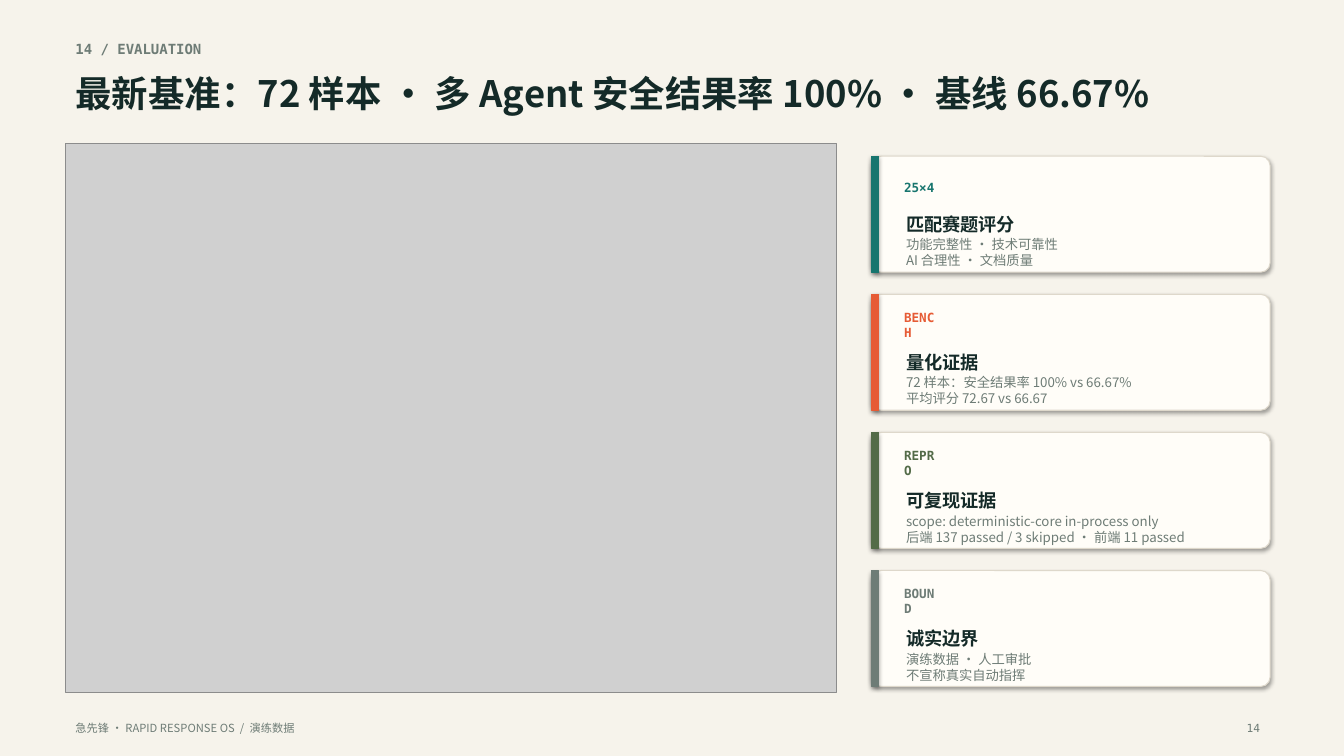
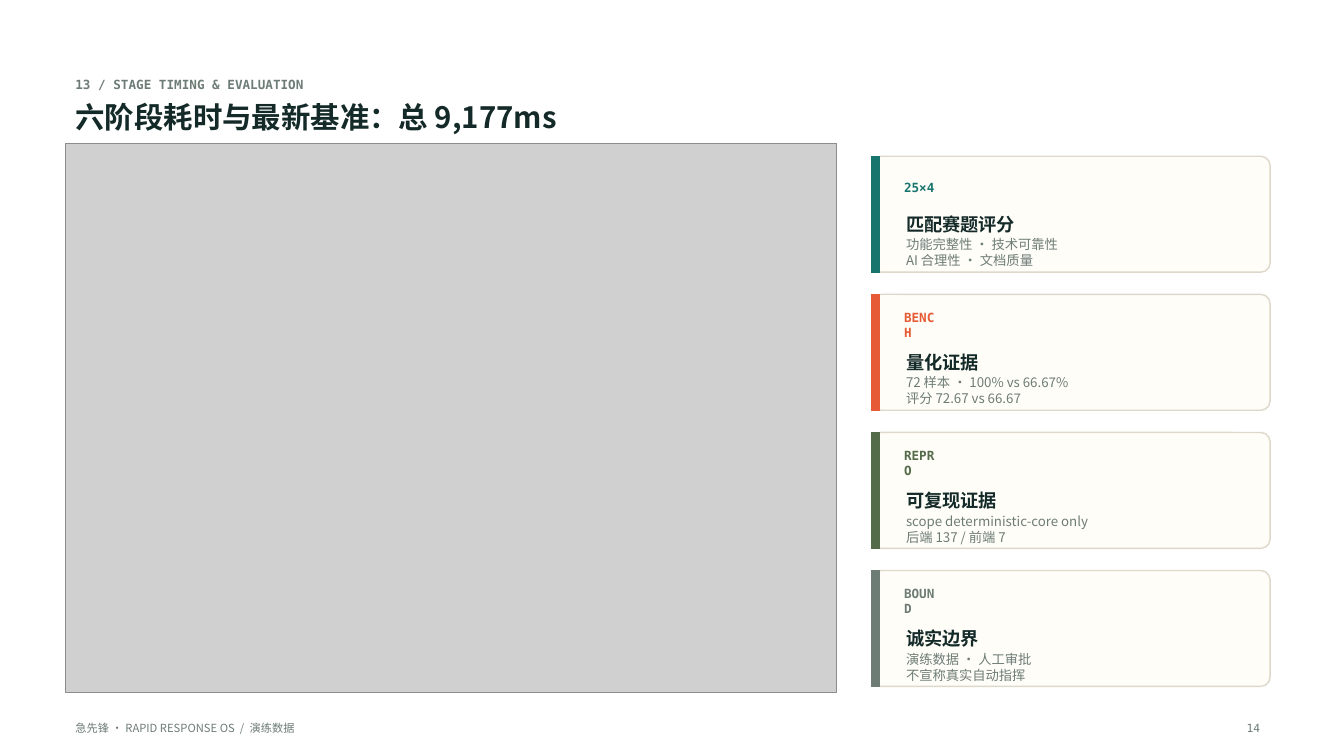
Before and after one commit to Jtyang123/jixianfeng, a slide deck: slide 14 of docs/急先锋_项目讲解PPT.pptx. Drawn at 1344x756 pixels with LibreOffice and Linux fonts; fonts in the diff are those of the drawing; grey boxes stand for pictures; background and template pictures are left out. Boxes give left, top, right and bottom in pixels: in the first picture for what was removed or moved away, otherwise in the second. Text is boxed around its words. In the diff, an @@ line names an element or a change of style, - is before the commit and + after.

```diff
--- a/docs/急先锋_项目讲解PPT.pptx
+++ b/docs/急先锋_项目讲解PPT.pptx
@@ rectangle removed at [0, 0, 1344, 756] @@
@@ text at [75, 79, 303, 89]: text changed; size 10 to 9 pt @@
-14 / EVALUATION
+13 / STAGE TIMING & EVALUATION
@@ text at [75, 102, 557, 134]: text changed; size 26 to 21 pt @@
-最新基准：72 样本 · 多 Agent 安全结果率 100% · 基线 66.67%
+六阶段耗时与最新基准：总 9,177ms
@@ rectangle at [872, 156, 879, 272]: outline #17756E 0.75 pt to #17756E 1 pt; shadow off @@
@@ rectangle at [872, 294, 879, 410]: outline #E65B35 0.75 pt to #E65B35 1 pt; shadow off @@
@@ text at [906, 376, 1068, 404]: text changed @@
-72 样本：安全结果率 100% vs 66.67%
-平均评分 72.67 vs 66.67
+72 样本 · 100% vs 66.67%
+评分 72.67 vs 66.67
@@ rectangle at [872, 433, 879, 548]: outline #536B48 0.75 pt to #536B48 1 pt; shadow off @@
@@ text at [906, 515, 1088, 543]: text changed @@
-scope: deterministic-core in-process only
-后端 137 passed / 3 skipped · 前端 11 passed
+scope deterministic-core only
+后端 137 / 前端 7
@@ outline #DED8CB 0.75 pt to #DED8CB 1 pt; shadow off in 4 elements at [872, 156, 1270, 272], [872, 294, 1270, 410], [872, 433, 1270, 548], [872, 571, 1270, 687] @@
@@ rectangle at [872, 571, 879, 687]: outline #6E7C76 0.75 pt to #6E7C76 1 pt; shadow off @@
```
Also in this commit, not shown: 13 other slides changed, 1 slide added, 1 slide removed, 40 other files.
